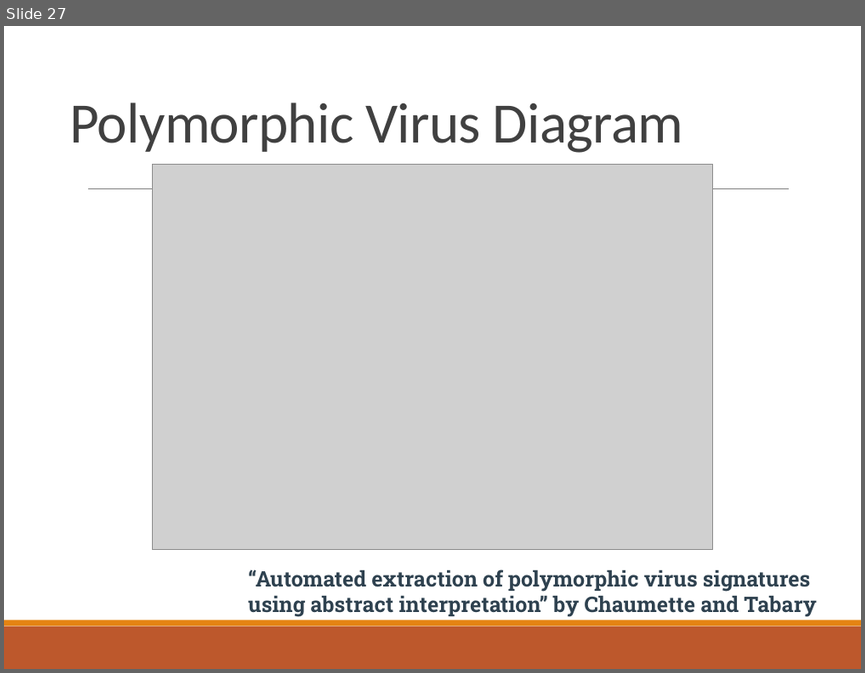
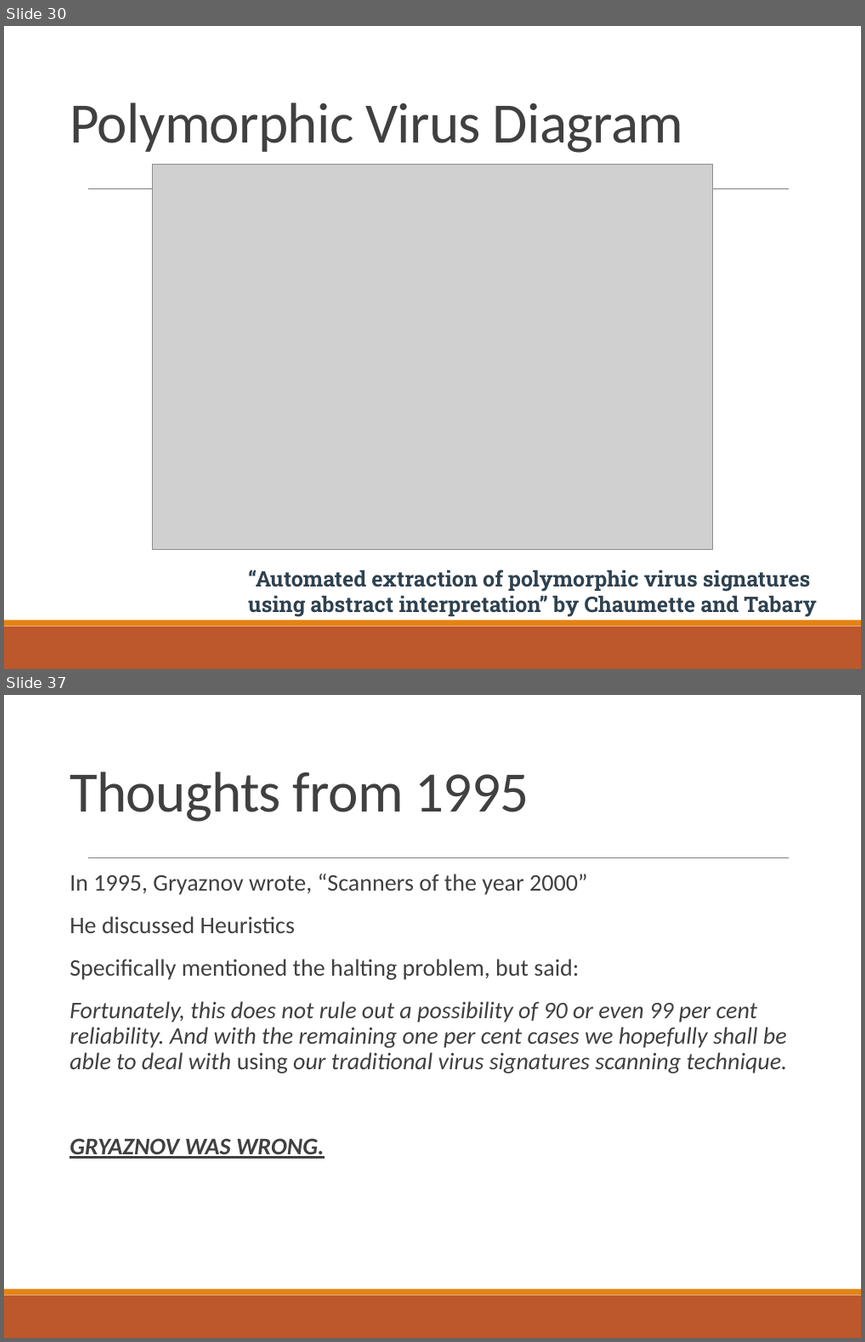
Before and after one commit to CrimsonVista/UTAustin-Courses, a slide deck: 2020fa_cs361s/lectures/20201026_malicious_software.pptx. Shown one above the other, each under a label of ours: slide 27 before the commit, slides 30 and 37 after it; the slides between them are not shown. The pictures are 865x673 and 865x1342 pixels, drawn with LibreOffice and Linux fonts; fonts in the diff are those of the drawing; grey boxes stand for pictures. Boxes give left, top, right and bottom in pixels: in the first picture for what was removed or moved away, otherwise in the second. Text is boxed around its words. In the diff, an @@ line names an element or a change of style, - is before the commit and + after.

```diff
--- a/2020fa_cs361s/lectures/20201026_malicious_software.pptx
+++ b/2020fa_cs361s/lectures/20201026_malicious_software.pptx
@@ slide 37 added at <box>4,695,861,1338</box>, background #FFFFFF; not listed: 3 template elements that a slide beside it also shows @@
@@ title added at <box>69,771,529,822</box>, 48 pt, text #404040 @@
+Thoughts from 1995
@@ text added at <box>69,873,788,1158</box>, 20 pt, text #404040, italic @@
+  In 1995, Gryaznov wrote, “Scanners of the year 2000”
+  He discussed Heuristics
+  Specifically mentioned the halting problem, but said:
+  Fortunately, this does not rule out a possibility of 90 or even 99 per cent reliability. And with the remaining one per cent cases we hopefully shall be able to deal with using our traditional virus signatures scanning technique.
+  GRYAZNOV WAS WRONG.
@@ what was slide 27 is now slide 30 @@
```
Also in this commit, not shown: 4 slides changed, 17 other slides added, 1 slide removed, 1 other file.
